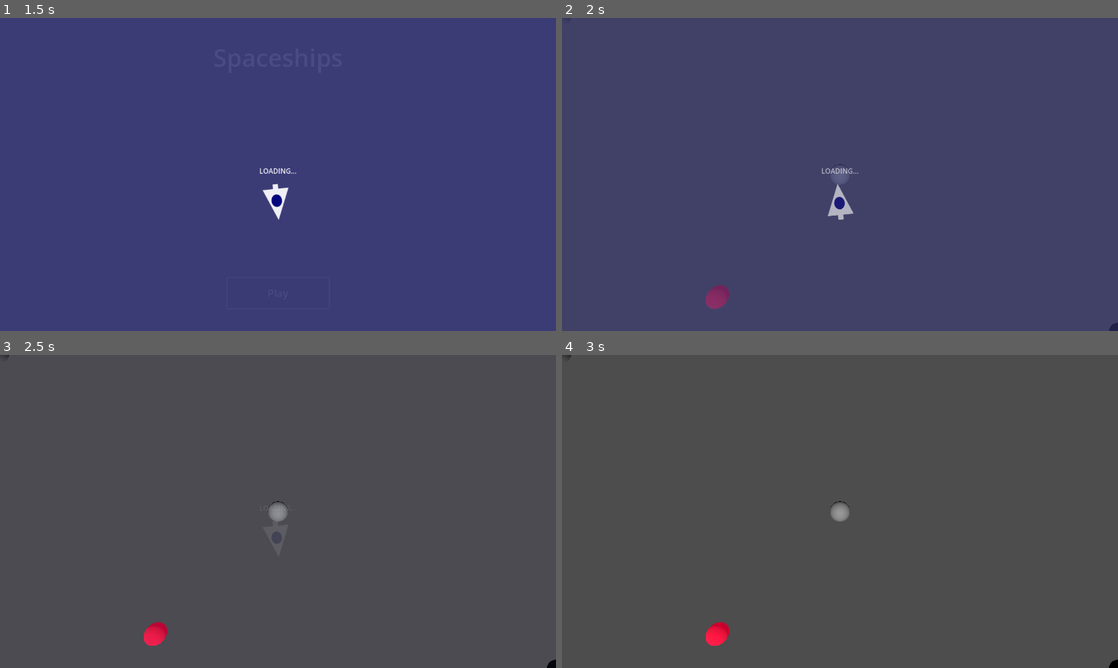
Above: before the commit, frames 1-4 (two rows, left to right).
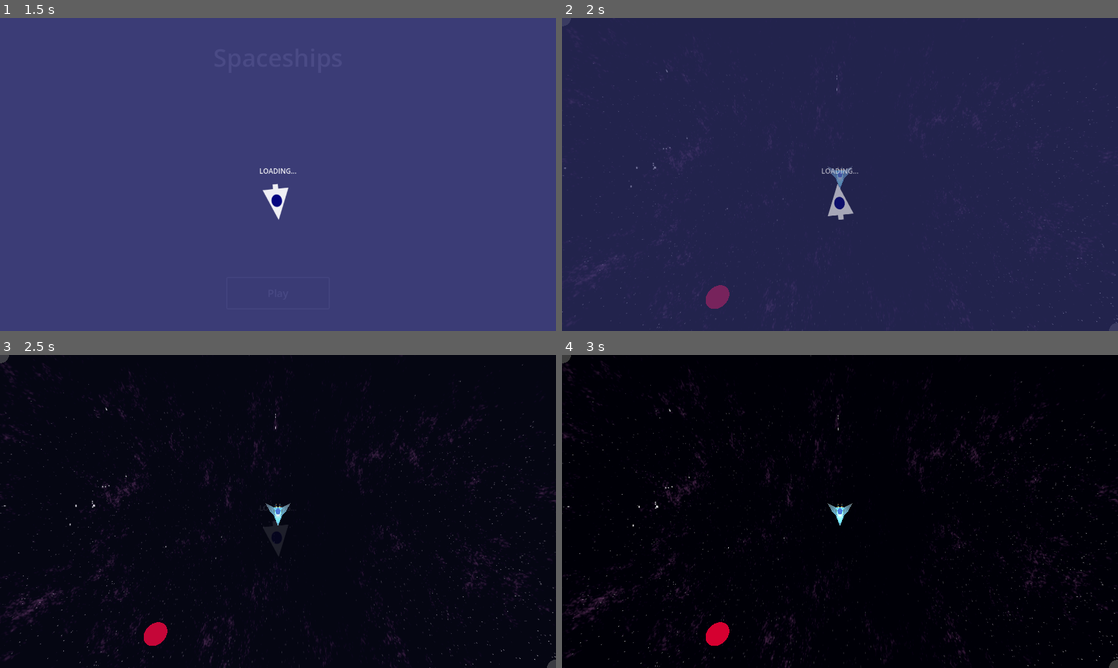
Above: after the commit, the same moments.

Repository: T0MIS0N/spaceships
Game: Godot game, scene res://UI/main_menu.tscn
Same seed, same stepped clock (60 frames per second), same inputs: the game is played once before the commit and once after it.
Inputs:
- Up to frame 1 (1.5 s): click "Play" at 0.5 s; click "Play" at 1.25 s
- Up to frame 2 (2 s): no input
- Up to frame 3 (2.5 s): no input
- Up to frame 4 (3 s): no input

Frame 1 is identical in both runs. In frame 2, 98% of the frame differs, in the area x 0-100%, y 0-100%; in frame 3, 100%; in frame 4, 100%.

Commit message:
Add Basic Ship Functionalities and Space Backdrop
Add the ability for the ship to fire projectiles when there's an obstacle in its path. These projectiles should be children of the level so if the ship dies, they aren't deleted.

Add a sphere to the world scene and give it a scrolling shader so there's a space effect in the background.

Diff:
--- /dev/null
+++ b/Level/game_world.gd
@@ -0,0 +1,50 @@
+extends Node3D
+
+var laser = preload("res://Spaceship/laser.tscn")
+var spaceship = preload("res://Spaceship/spaceship.tscn")
+
+@onready var top_left_post = $TopLeftPost
+@onready var bottom_right_post = $BottomRightPost
+@onready var camera = $Camera3D
+@onready var obstacle = $Obstacle
+@onready var projectiles = $Projectiles
+@onready var spaceships = $Spaceships
+
+
+func _ready():
+	var new_spaceship = spaceship.instantiate()
+	new_spaceship.fire_projectile.connect(spawn_projectile)
+	spaceships.add_child(new_spaceship)
+
+
+# Called every frame. 'delta' is the elapsed time since the previous frame.
+func _process(delta):
+	keep_within_boundaries()
+
+
+func keep_within_boundaries():
+	for ship in spaceships.get_children():
+		if ship.position.x < top_left_post.position.x:
+			ship.position.x = bottom_right_post.position.x - 1
+
+		elif ship.position.x > bottom_right_post.position.x:
+			ship.position.x = top_left_post.position.x + 1
+
+		elif ship.position.z < top_left_post.position.z:
+			ship.position.z = bottom_right_post.position.z - 1
+
+		elif ship.position.z > bottom_right_post.position.z:
+			ship.position.z = top_left_post.position.z + 1
+
+
+func _input(event):
+	if event is InputEventMouse:
+		var pos3d = camera.project_position(event.position,camera.position.y)
+		obstacle.position = pos3d
+
+
+func spawn_projectile(direction, ship_position):
+	var new_laser = laser.instantiate()
+	new_laser.position = ship_position
+	new_laser.direction = direction
+	projectiles.add_child(new_laser)
--- /dev/null
+++ b/Level/game_world.tscn
@@ -0,0 +1,46 @@
+[gd_scene load_steps=8 format=3 uid="uid://furwyjwciuwj"]
+
+[ext_resource type="Script" path="res://Level/game_world.gd" id="1_fdoap"]
+[ext_resource type="PackedScene" uid="uid://3eysdd2bgood" path="res://Hazards/obstacle.tscn" id="3_fvi0o"]
+[ext_resource type="PackedScene" uid="uid://cixwy7uwti3f5" path="res://Level/boundary_posts.tscn" id="4_3yad7"]
+[ext_resource type="Shader" uid="uid://cirbhhslo41ce" path="res://Level/space_shader.tres" id="5_gecdu"]
+
+[sub_resource type="ShaderMaterial" id="ShaderMaterial_wga8d"]
+render_priority = 0
+shader = ExtResource("5_gecdu")
+
+[sub_resource type="SphereMesh" id="SphereMesh_fpc1g"]
+material = SubResource("ShaderMaterial_wga8d")
+flip_faces = true
+radius = 50.0
+height = 100.0
+
+[sub_resource type="Environment" id="Environment_03b44"]
+ambient_light_source = 3
+ambient_light_color = Color(0.454902, 0.454902, 0.454902, 1)
+
+[node name="TestScene" type="Node3D"]
+script = ExtResource("1_fdoap")
+
+[node name="Camera3D" type="Camera3D" parent="."]
+transform = Transform3D(1, 0, 0, 0, -4.37114e-08, 1, 0, -1, -4.37114e-08, 0, 10, 0)
+
+[node name="Obstacle" parent="." instance=ExtResource("3_fvi0o")]
+transform = Transform3D(1, 0, 0, 0, 1, 0, 0, 0, 1, -6, 0, 6)
+
+[node name="TopLeftPost" parent="." instance=ExtResource("4_3yad7")]
+transform = Transform3D(1, 0, 0, 0, 1, 0, 0, 0, 1, -15, 0, -8.5)
+
+[node name="BottomRightPost" parent="." instance=ExtResource("4_3yad7")]
+transform = Transform3D(1, 0, 0, 0, 1, 0, 0, 0, 1, 15, 0, 8.5)
+
+[node name="SpaceSphere" type="MeshInstance3D" parent="."]
+transform = Transform3D(-4.37114e-08, -1, 0, 1, -4.37114e-08, 0, 0, 0, 1, 0, 0, 0)
+mesh = SubResource("SphereMesh_fpc1g")
+
+[node name="SpaceEnvironment" type="WorldEnvironment" parent="."]
+environment = SubResource("Environment_03b44")
+
+[node name="Projectiles" type="Node3D" parent="."]
+
+[node name="Spaceships" type="Node3D" parent="."]
--- /dev/null
+++ b/Level/space_shader.tres
@@ -0,0 +1,186 @@
+[gd_resource type="VisualShader" load_steps=22 format=3 uid="uid://cirbhhslo41ce"]
+
+[sub_resource type="VisualShaderNodeUVFunc" id="VisualShaderNodeUVFunc_0li0n"]
+default_input_values = [1, Vector2(-0.002, -0.002), 2, Vector2(0, 0)]
+
+[sub_resource type="Gradient" id="Gradient_it2fs"]
+offsets = PackedFloat32Array(0.885246, 0.893443)
+
+[sub_resource type="FastNoiseLite" id="FastNoiseLite_7jfaj"]
+noise_type = 2
+fractal_lacunarity = 10.0
+fractal_gain = 3.0
+
+[sub_resource type="NoiseTexture2D" id="NoiseTexture2D_56tte"]
+width = 1024
+height = 1024
+seamless = true
+seamless_blend_skirt = 0.2
+color_ramp = SubResource("Gradient_it2fs")
+noise = SubResource("FastNoiseLite_7jfaj")
+
+[sub_resource type="VisualShaderNodeTexture" id="VisualShaderNodeTexture_yevme"]
+texture = SubResource("NoiseTexture2D_56tte")
+
+[sub_resource type="VisualShaderNodeVectorOp" id="VisualShaderNodeVectorOp_rmbmr"]
+default_input_values = [0, Quaternion(0, 0, 0, 0), 1, Quaternion(0, 0, 0, 0)]
+op_type = 2
+
+[sub_resource type="VisualShaderNodeVectorOp" id="VisualShaderNodeVectorOp_xo7hi"]
+default_input_values = [0, Quaternion(0, 0, 0, 0), 1, Quaternion(0, 0, 0, 0)]
+op_type = 2
+
+[sub_resource type="Gradient" id="Gradient_ng1ym"]
+offsets = PackedFloat32Array(0.655738, 1)
+colors = PackedColorArray(0.059046, 0.0436732, 0.126621, 1, 0.842281, 0.484664, 0.824303, 1)
+
+[sub_resource type="FastNoiseLite" id="FastNoiseLite_medhh"]
+fractal_lacunarity = 3.0
+fractal_gain = 1.0
+
+[sub_resource type="NoiseTexture2D" id="NoiseTexture2D_ge885"]
+width = 1024
+height = 1024
+seamless = true
+seamless_blend_skirt = 0.2
+color_ramp = SubResource("Gradient_ng1ym")
+noise = SubResource("FastNoiseLite_medhh")
+
+[sub_resource type="VisualShaderNodeTexture" id="VisualShaderNodeTexture_6jsxu"]
+texture = SubResource("NoiseTexture2D_ge885")
+
+[sub_resource type="VisualShaderNodeUVFunc" id="VisualShaderNodeUVFunc_2m40n"]
+default_input_values = [1, Vector2(0.003, 0.003), 2, Vector2(0, 0)]
+
+[sub_resource type="VisualShaderNodeInput" id="VisualShaderNodeInput_rv3ne"]
+input_name = "time"
+
+[sub_resource type="Gradient" id="Gradient_qa6vq"]
+offsets = PackedFloat32Array(0.762295, 0.770492, 0.852459)
+colors = PackedColorArray(0, 0, 0, 1, 0, 0, 0, 1, 1, 1, 1, 1)
+
+[sub_resource type="FastNoiseLite" id="FastNoiseLite_xfhrg"]
+noise_type = 2
+fractal_lacunarity = 18.0
+fractal_gain = 3.0
+
+[sub_resource type="NoiseTexture2D" id="NoiseTexture2D_22er0"]
+width = 2048
+height = 2048
+seamless = true
+seamless_blend_skirt = 0.2
+color_ramp = SubResource("Gradient_qa6vq")
+noise = SubResource("FastNoiseLite_xfhrg")
+
+[sub_resource type="VisualShaderNodeTexture" id="VisualShaderNodeTexture_5we8r"]
+texture = SubResource("NoiseTexture2D_22er0")
+
+[sub_resource type="VisualShaderNodeUVFunc" id="VisualShaderNodeUVFunc_mk50l"]
+default_input_values = [1, Vector2(-0.001, 0.001), 2, Vector2(0, 0)]
+
+[sub_resource type="VisualShaderNodeInput" id="VisualShaderNodeInput_6qhgr"]
+input_name = "time"
+
+[sub_resource type="VisualShaderNodeVectorOp" id="VisualShaderNodeVectorOp_fa2lg"]
+default_input_values = [0, Quaternion(0, 0, 0, 0), 1, Quaternion(0, 0, 0, 0)]
+op_type = 2
+
+[sub_resource type="VisualShaderNodeInput" id="VisualShaderNodeInput_ntk6w"]
+input_name = "time"
+
+[resource]
+code = "shader_type spatial;
+render_mode blend_mix, depth_draw_opaque, cull_back, diffuse_lambert, specular_schlick_ggx;
+
+uniform sampler2D tex_frg_2;
+uniform sampler2D tex_frg_5;
+uniform sampler2D tex_frg_11;
+
+
+
+void fragment() {
+// Input:4
+	float n_out4p0 = TIME;
+
+
+// UVFunc:3
+	vec2 n_in3p1 = vec2(0.00300, 0.00300);
+	vec2 n_out3p0 = vec2(n_out4p0) * n_in3p1 + UV;
+
+
+// Texture2D:2
+	vec4 n_out2p0 = texture(tex_frg_2, n_out3p0);
+
+
+// Input:7
+	float n_out7p0 = TIME;
+
+
+// UVFunc:6
+	vec2 n_in6p1 = vec2(-0.00100, 0.00100);
+	vec2 n_out6p0 = vec2(n_out7p0) * n_in6p1 + UV;
+
+
+// Texture2D:5
+	vec4 n_out5p0 = texture(tex_frg_5, n_out6p0);
+
+
+// VectorOp:8
+	vec4 n_out8p0 = n_out2p0 + n_out5p0;
+
+
+// Input:9
+	float n_out9p0 = TIME;
+
+
+// UVFunc:10
+	vec2 n_in10p1 = vec2(-0.00200, -0.00200);
+	vec2 n_out10p0 = vec2(n_out9p0) * n_in10p1 + UV;
+
+
+// Texture2D:11
+	vec4 n_out11p0 = texture(tex_frg_11, n_out10p0);
+
+
+// VectorOp:12
+	vec4 n_out12p0 = n_out8p0 + n_out11p0;
+
+
+// VectorOp:13
+	vec4 n_out13p0 = n_out5p0 + n_out11p0;
+
+
+// Output:0
+	ALBEDO = vec3(n_out12p0.xyz);
+	EMISSION = vec3(n_out13p0.xyz);
+
+
+}
+"
+graph_offset = Vector2(16.774, 129.489)
+nodes/fragment/0/position = Vector2(560, 140)
+nodes/fragment/2/node = SubResource("VisualShaderNodeTexture_6jsxu")
+nodes/fragment/2/position = Vector2(-60, 120)
+nodes/fragment/3/node = SubResource("VisualShaderNodeUVFunc_2m40n")
+nodes/fragment/3/position = Vector2(-260, 140)
+nodes/fragment/4/node = SubResource("VisualShaderNodeInput_rv3ne")
+nodes/fragment/4/position = Vector2(-500, 220)
+nodes/fragment/5/node = SubResource("VisualShaderNodeTexture_5we8r")
+nodes/fragment/5/position = Vector2(-40, 300)
+nodes/fragment/6/node = SubResource("VisualShaderNodeUVFunc_mk50l")
+nodes/fragment/6/position = Vector2(-260, 320)
+nodes/fragment/7/node = SubResource("VisualShaderNodeInput_6qhgr")
+nodes/fragment/7/position = Vector2(-500, 400)
+nodes/fragment/8/node = SubResource("VisualShaderNodeVectorOp_fa2lg")
+nodes/fragment/8/position = Vector2(200, 180)
+nodes/fragment/9/node = SubResource("VisualShaderNodeInput_ntk6w")
+nodes/fragment/9/position = Vector2(-540, 580)
+nodes/fragment/10/node = SubResource("VisualShaderNodeUVFunc_0li0n")
+nodes/fragment/10/position = Vector2(-300, 500)
+nodes/fragment/11/node = SubResource("VisualShaderNodeTexture_yevme")
+nodes/fragment/11/position = Vector2(-80, 480)
+nodes/fragment/12/node = SubResource("VisualShaderNodeVectorOp_rmbmr")
+nodes/fragment/12/position = Vector2(360, 280)
+nodes/fragment/13/node = SubResource("VisualShaderNodeVectorOp_xo7hi")
+nodes/fragment/13/position = Vector2(280, 480)
+nodes/fragment/connections = PackedInt32Array(3, 0, 2, 0, 4, 0, 3, 2, 6, 0, 5, 0, 7, 0, 6, 2, 2, 0, 8, 0, 5, 0, 8, 1, 10, 0, 11, 0, 9, 0, 10, 2, 8, 0, 12, 0, 12, 0, 0, 0, 11, 0, 12, 1, 5, 0, 13, 0, 11, 0, 13, 1, 13, 0, 0, 5)
--- a/Level/test_scene.gd
+++ /dev/null
@@ -1,32 +0,0 @@
-extends Node3D
-
-@onready var top_left_post = $TopLeftPost
-@onready var bottom_right_post = $BottomRightPost
-@onready var spaceship = $Spaceship
-@onready var camera = $Camera3D
-@onready var obstacle = $Obstacle
-
-
-# Called every frame. 'delta' is the elapsed time since the previous frame.
-func _process(delta):
-	keep_within_boundaries()
-
-
-func keep_within_boundaries():
-	if spaceship.position.x < top_left_post.position.x:
-		spaceship.position.x = bottom_right_post.position.x - 1
-
-	if spaceship.position.x > bottom_right_post.position.x:
-		spaceship.position.x = top_left_post.position.x + 1
-
-	if spaceship.position.z < top_left_post.position.z:
-		spaceship.position.z = bottom_right_post.position.z - 1
-
-	if spaceship.position.z > bottom_right_post.position.z:
-		spaceship.position.z = top_left_post.position.z + 1
-
-
-func _input(event):
-	if event is InputEventMouse:
-		var pos3d = camera.project_position(event.position,camera.position.y)
-		obstacle.position = pos3d
--- a/Level/test_scene.tscn
+++ /dev/null
@@ -1,26 +0,0 @@
-[gd_scene load_steps=5 format=3 uid="uid://furwyjwciuwj"]
-
-[ext_resource type="Script" path="res://Level/test_scene.gd" id="1_80pod"]
-[ext_resource type="PackedScene" uid="uid://c6h6ludy3icyj" path="res://Spaceship/spaceship.tscn" id="1_htth5"]
-[ext_resource type="PackedScene" uid="uid://3eysdd2bgood" path="res://Hazards/obstacle.tscn" id="3_8k075"]
-[ext_resource type="PackedScene" uid="uid://cixwy7uwti3f5" path="res://Level/boundary_posts.tscn" id="4_apcpk"]
-
-[node name="TestScene" type="Node3D"]
-script = ExtResource("1_80pod")
-
-[node name="Spaceship" parent="." instance=ExtResource("1_htth5")]
-
-[node name="DirectionalLight3D" type="DirectionalLight3D" parent="."]
-transform = Transform3D(1, 0, 0, 0, 0.258819, 0.965926, 0, -0.965926, 0.258819, 0, -2, 0)
-
-[node name="Camera3D" type="Camera3D" parent="."]
-transform = Transform3D(1, 0, 0, 0, -4.37114e-08, 1, 0, -1, -4.37114e-08, 0, 10, 0)
-
-[node name="Obstacle" parent="." instance=ExtResource("3_8k075")]
-transform = Transform3D(1, 0, 0, 0, 1, 0, 0, 0, 1, -6, 0, 6)
-
-[node name="TopLeftPost" parent="." instance=ExtResource("4_apcpk")]
-transform = Transform3D(1, 0, 0, 0, 1, 0, 0, 0, 1, -15, 0, -8.5)
-
-[node name="BottomRightPost" parent="." instance=ExtResource("4_apcpk")]
-transform = Transform3D(1, 0, 0, 0, 1, 0, 0, 0, 1, 15, 0, 8.5)
--- /dev/null
+++ b/Spaceship/laser.gd
@@ -0,0 +1,15 @@
+extends CharacterBody3D
+
+@export var speed = 5.0
+@export var direction : Vector3
+
+
+func _physics_process(delta):
+	velocity.x = direction.x * speed
+	velocity.z = direction.z * speed
+
+	move_and_slide()
+
+
+func _on_timer_timeout():
+	queue_free()
--- /dev/null
+++ b/Spaceship/laser.tscn
@@ -0,0 +1,35 @@
+[gd_scene load_steps=5 format=3 uid="uid://s15lkqw5pixi"]
+
+[ext_resource type="Script" path="res://Spaceship/laser.gd" id="1_ra0kr"]
+
+[sub_resource type="StandardMaterial3D" id="StandardMaterial3D_nwttb"]
+emission_enabled = true
+emission = Color(0.054902, 0.87451, 0.839216, 1)
+
+[sub_resource type="SphereMesh" id="SphereMesh_dxnva"]
+material = SubResource("StandardMaterial3D_nwttb")
+radius = 0.05
+height = 0.1
+
+[sub_resource type="SphereShape3D" id="SphereShape3D_h3oj8"]
+radius = 0.05
+
+[node name="Laser" type="CharacterBody3D"]
+script = ExtResource("1_ra0kr")
+
+[node name="MeshInstance3D" type="MeshInstance3D" parent="."]
+mesh = SubResource("SphereMesh_dxnva")
+
+[node name="Area3D" type="Area3D" parent="."]
+collision_layer = 8
+collision_mask = 0
+
+[node name="CollisionShape3D" type="CollisionShape3D" parent="Area3D"]
+shape = SubResource("SphereShape3D_h3oj8")
+
+[node name="Timer" type="Timer" parent="."]
+wait_time = 10.0
+one_shot = true
+autostart = true
+
+[connection signal="timeout" from="Timer" to="." method="_on_timer_timeout"]
--- a/Spaceship/spaceship.gd
+++ b/Spaceship/spaceship.gd
@@ -1,15 +1,29 @@
 extends CharacterBody3D
+
+signal fire_projectile(direction, position)
 
 @export var SPEED = 5.0
 @export var JUMP_VELOCITY = 4.5
 @export var acceleration = 0.1
-@export var friction = 0.01
+@export var friction = 0.04
 @export var target : Node3D
 
+var can_fire = true
+
 @onready var target_area = $TargetArea
+@onready var mesh = $spaceship
+@onready var fireray = $spaceship/Fireray
+@onready var timer = $Timer
 
 
 func _physics_process(delta):
+	if fireray.is_colliding() and can_fire:
+		var collide_point = fireray.get_collision_point()
+		var collider_direction = global_position.direction_to(collide_point).normalized()
+		spawn_projectile(collider_direction)
+		can_fire = false
+		timer.start()
+#	mesh.look_at(velocity,Vector3.UP,false)
 	if target == null:
 		velocity.x = move_toward(velocity.x, 0, friction)
 		velocity.z = move_toward(velocity.z, 0, friction)
@@ -20,6 +34,7 @@
 	if direction:
 		velocity.x = move_toward(direction.x * SPEED, SPEED, acceleration)
 		velocity.z = move_toward(direction.z * SPEED, SPEED, acceleration)
+		mesh.rotation.y = Vector2(velocity.x, -velocity.z).angle() + deg_to_rad(90)
 
 	move_and_slide()
 
@@ -42,3 +57,12 @@
 		if overlap_area.position.distance_to(position) < new_target.position.distance_to(position):
 			new_target = overlap_area.get_parent_node_3d()
 	target = new_target
+
+
+func spawn_projectile(direction):
+	print("FIRE PROJECTILE")
+	emit_signal("fire_projectile", direction, global_position)
+
+
+func _on_timer_timeout():
+	can_fire = true
--- a/Spaceship/spaceship.tscn
+++ b/Spaceship/spaceship.tscn
@@ -1,21 +1,21 @@
-[gd_scene load_steps=5 format=3 uid="uid://c6h6ludy3icyj"]
+[gd_scene load_steps=6 format=3 uid="uid://c6h6ludy3icyj"]
 
 [ext_resource type="Script" path="res://Spaceship/spaceship.gd" id="1_potsk"]
-
-[sub_resource type="SphereShape3D" id="SphereShape3D_ee7fw"]
+[ext_resource type="PackedScene" uid="uid://by2moankp33wp" path="res://Spaceship/spaceship.glb" id="2_r3j50"]
 
 [sub_resource type="SphereMesh" id="SphereMesh_t4h2w"]
 
 [sub_resource type="CylinderShape3D" id="CylinderShape3D_nub4b"]
 radius = 3.0
 
+[sub_resource type="ConvexPolygonShape3D" id="ConvexPolygonShape3D_jlvmb"]
+points = PackedVector3Array(2.14569, 0.536777, -0.350419, -0.682637, 0.146367, -1.8137, -0.0971704, 0.439081, 3.74667, -0.083443, 1.12983, -0.268698, 3.12168, 0.439081, -2.10648, 0.500797, 0.0423588, 1.3205, -3.12168, 0.439081, -2.10648, -0.389904, 1.12183, 0.527897, 0.389904, 1.12183, 0.527897, -0.583941, 0.0429015, 1.15337, 0.539867, 0, -0.980696, -2.73116, 0.243938, -1.71573, 3.12168, 0.341634, -1.9111, 0.194952, 0.536777, 3.4539, -0.584856, 0.633852, -1.8137, -0.539867, 0, -0.980696, 0.172252, 0.283687, 3.14722, -0.584856, 0.731547, 1.99004, 2.73116, 0.243938, -1.9111, -3.12168, 0.439081, -1.9111, -0.172252, 0.283687, 3.14722, -3.02389, 0.341634, -1.71573, -0.194952, 0.536777, 3.4539, 0.0971704, 0.439081, 3.74667, 3.12168, 0.439081, -1.9111, 0.584856, 0.633852, -1.8137, 0.584856, 0.731547, 1.99004, -2.73116, 0.243938, -1.9111, 0.167675, 1.13068, -0.186642, 0.682637, 0.146367, -1.8137, -0.500797, 0.0423588, 1.3205, 2.73116, 0.243938, -1.71573)
+
 [node name="Spaceship" type="CharacterBody3D"]
 script = ExtResource("1_potsk")
 
-[node name="CollisionShape3D" type="CollisionShape3D" parent="."]
-shape = SubResource("SphereShape3D_ee7fw")
-
 [node name="MeshInstance3D" type="MeshInstance3D" parent="."]
+visible = false
 mesh = SubResource("SphereMesh_t4h2w")
 
 [node name="TargetArea" type="Area3D" parent="."]
@@ -25,5 +25,38 @@
 [node name="CollisionShape3D" type="CollisionShape3D" parent="TargetArea"]
 shape = SubResource("CylinderShape3D_nub4b")
 
+[node name="spaceship" parent="." instance=ExtResource("2_r3j50")]
+transform = Transform3D(0.2, 0, 0, 0, 0.2, 0, 0, 0, 0.2, 0, 0, 0)
+
+[node name="Fireray" type="RayCast3D" parent="spaceship"]
+transform = Transform3D(1, 0, 0, 0, 1, 0, 0, 0, 1, -0.138104, -0.204775, 0.0322533)
+target_position = Vector3(0, 0, 30)
+collision_mask = 2
+collide_with_areas = true
+
+[node name="Hitbox" type="Area3D" parent="spaceship"]
+collision_layer = 4
+collision_mask = 0
+
+[node name="ShipCollision" type="CollisionShape3D" parent="spaceship/Hitbox"]
+shape = SubResource("ConvexPolygonShape3D_jlvmb")
+
+[node name="OmniLight3D" type="OmniLight3D" parent="."]
+transform = Transform3D(1, 0, 0, 0, 1, 0, 0, 0, 1, 0, 0.343682, 0.194673)
+light_color = Color(0.258824, 0.709804, 0.835294, 1)
+light_energy = 2.0
+omni_range = 1.0
+
+[node name="OmniLight3D2" type="OmniLight3D" parent="."]
+transform = Transform3D(1, 0, 0, 0, 1, 0, 0, 0, 1, 0, 0.0615829, -0.44667)
+light_color = Color(1, 0.564706, 0.2, 1)
+omni_range = 1.0
+
+[node name="Timer" type="Timer" parent="."]
+one_shot = true
+
 [connection signal="area_entered" from="TargetArea" to="." method="_on_target_area_area_entered"]
 [connection signal="area_exited" from="TargetArea" to="." method="_on_target_area_area_exited"]
+[connection signal="timeout" from="Timer" to="." method="_on_timer_timeout"]
+
+[editable path="spaceship"]
--- a/UI/main_menu.gd
+++ b/UI/main_menu.gd
@@ -3,4 +3,4 @@
 
 func _on_play_button_pressed():
 	#When play is pressed, invoke the scene transition global node, and change the scene
-	SceneTransition.change_scene("res://Level/test_scene.tscn")
+	SceneTransition.change_scene("res://Level/game_world.tscn")
--- a/UI/scene_transition.gd
+++ b/UI/scene_transition.gd
@@ -6,6 +6,7 @@
 
 # Called when the node enters the scene tree for the first time.
 func _ready():
+	var thread = Thread.new()
 	ship_anim.play("spin")
 
 
--- a/UI/scene_transition.tscn
+++ b/UI/scene_transition.tscn
@@ -2,6 +2,21 @@
 
 [ext_resource type="Script" path="res://UI/scene_transition.gd" id="1_8i5sa"]
 [ext_resource type="Texture2D" uid="uid://bdmxnuhnicdep" path="res://UI/Assets/spaceship_simple.png" id="1_gbso1"]
+
+[sub_resource type="Animation" id="Animation_ritbc"]
+length = 0.001
+tracks/0/type = "value"
+tracks/0/imported = false
+tracks/0/enabled = true
+tracks/0/path = NodePath("Fullscreen/LoadingGraphic/SpritePoint/Sprite2D:rotation")
+tracks/0/interp = 1
+tracks/0/loop_wrap = true
+tracks/0/keys = {
+"times": PackedFloat32Array(0),
+"transitions": PackedFloat32Array(1),
+"update": 0,
+"values": [0.0]
+}
 
 [sub_resource type="Animation" id="Animation_gp0it"]
 resource_name = "spin"
@@ -19,25 +34,25 @@
 "values": [0.0, 6.28319]
 }
 
-[sub_resource type="Animation" id="Animation_ritbc"]
+[sub_resource type="AnimationLibrary" id="AnimationLibrary_mv6hj"]
+_data = {
+"RESET": SubResource("Animation_ritbc"),
+"spin": SubResource("Animation_gp0it")
+}
+
+[sub_resource type="Animation" id="Animation_mdw77"]
 length = 0.001
 tracks/0/type = "value"
 tracks/0/imported = false
 tracks/0/enabled = true
-tracks/0/path = NodePath("Fullscreen/LoadingGraphic/SpritePoint/Sprite2D:rotation")
+tracks/0/path = NodePath("Fullscreen:modulate")
 tracks/0/interp = 1
 tracks/0/loop_wrap = true
 tracks/0/keys = {
 "times": PackedFloat32Array(0),
 "transitions": PackedFloat32Array(1),
 "update": 0,
-"values": [0.0]
-}
-
-[sub_resource type="AnimationLibrary" id="AnimationLibrary_mv6hj"]
-_data = {
-"RESET": SubResource("Animation_ritbc"),
-"spin": SubResource("Animation_gp0it")
+"values": [Color(1, 1, 1, 0)]
 }
 
 [sub_resource type="Animation" id="Animation_o7nlf"]
@@ -55,21 +70,6 @@
 "values": [Color(1, 1, 1, 0), Color(1, 1, 1, 1)]
 }
 
-[sub_resource type="Animation" id="Animation_mdw77"]
-length = 0.001
-tracks/0/type = "value"
-tracks/0/imported = false
-tracks/0/enabled = true
-tracks/0/path = NodePath("Fullscreen:modulate")
-tracks/0/interp = 1
-tracks/0/loop_wrap = true
-tracks/0/keys = {
-"times": PackedFloat32Array(0),
-"transitions": PackedFloat32Array(1),
-"update": 0,
-"values": [Color(1, 1, 1, 0)]
-}
-
 [sub_resource type="AnimationLibrary" id="AnimationLibrary_b8b07"]
 _data = {
 "RESET": SubResource("Animation_mdw77"),
@@ -77,6 +77,7 @@
 }
 
 [node name="SceneTransition" type="CanvasLayer"]
+process_mode = 3
 layer = 5
 script = ExtResource("1_8i5sa")
 
--- a/project.godot
+++ b/project.godot
@@ -25,6 +25,13 @@
 window/size/viewport_width=1280
 window/size/viewport_height=720
 
+[layer_names]
+
+3d_physics/layer_1="World"
+3d_physics/layer_2="Hazards"
+3d_physics/layer_3="Player"
+3d_physics/layer_4="Bullets"
+
 [rendering]
 
 renderer/rendering_method="gl_compatibility"
Binary file added: Spaceship/spaceship.glb
Not shown, added: Spaceship/spaceship.glb.import
